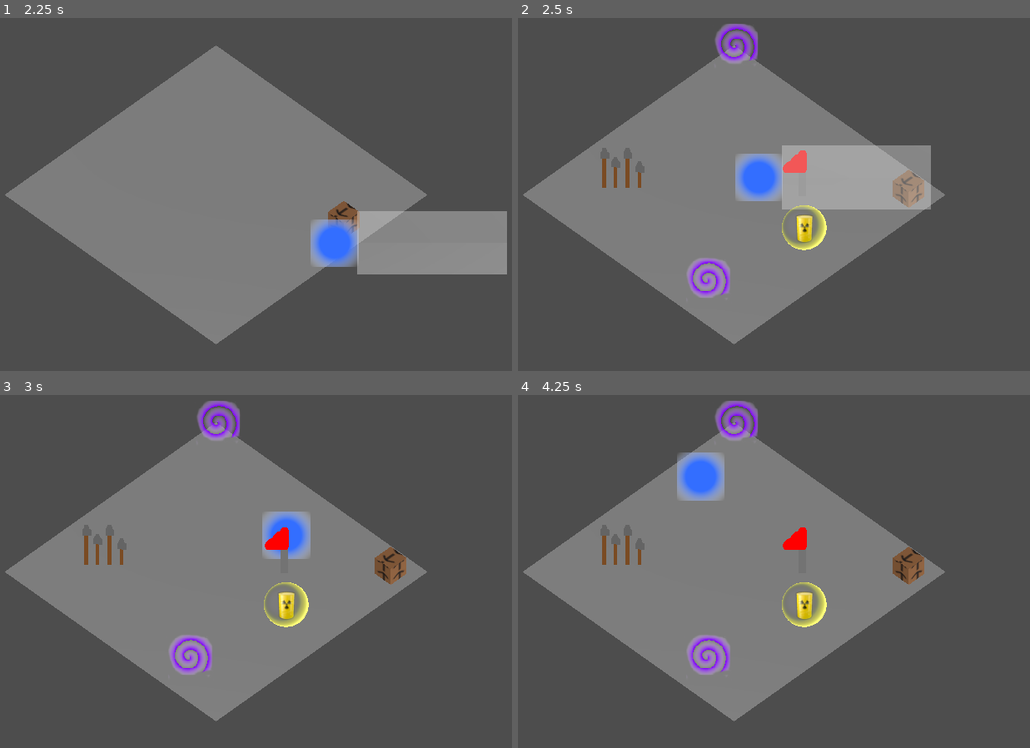
Above: before the commit, frames 1-4 (two rows, left to right).
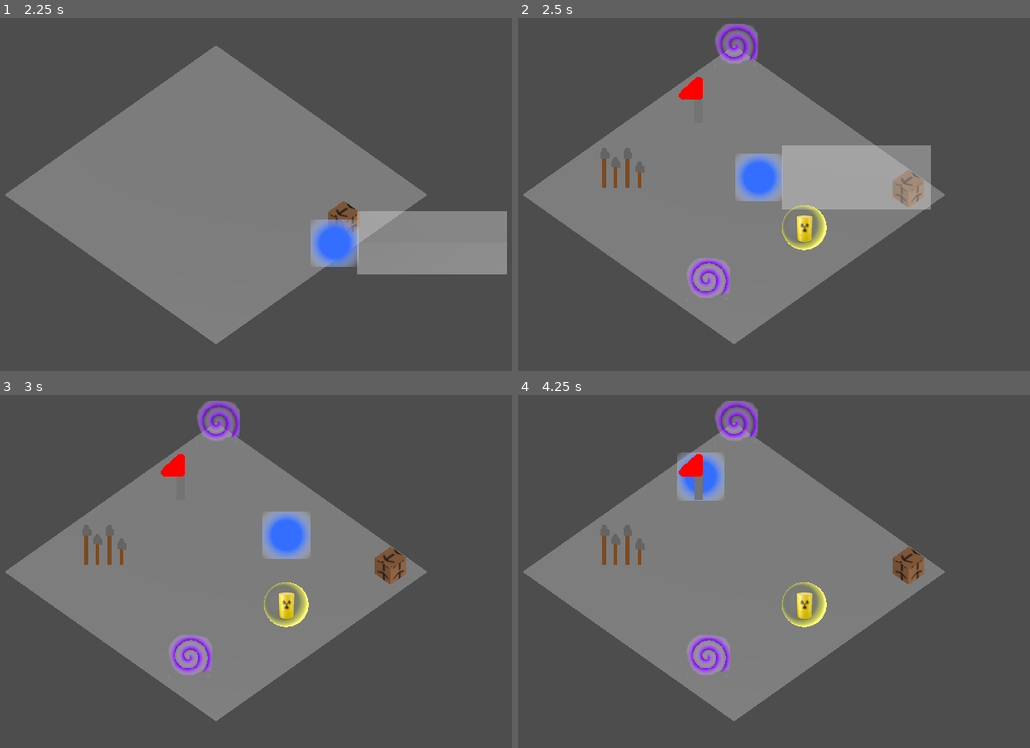
Above: after the commit, the same moments.

Repository: Hazematman/GGJ2025
Game: Godot game, scene res://scenes/main_menu.tscn
Two runs of this game, one before a commit and one after it. Both use one fixed random seed, a clock stepped at 60 frames per second and the inputs below.
Inputs:
- Up to frame 1 (2.25 s): tap Enter (ui_accept) at 0.5, 0.77, 1.52 s; hold Right (ui_right) 0.53-1.28 s; hold E (Interactuar) 0.53-1.28 s; hold Down (ui_down) 1.28-2.03 s; tap E (Interactuar) at 1.35 s; hold Right (ui_right) from 2.03 s (still down); hold Shift (attract) from 2.03 s (still down)
- Up to frame 2 (2.5 s): keep holding Right (ui_right); keep holding Shift (attract); tap E (Interactuar) at 2.3 s
- Up to frame 3 (3 s): release Right (ui_right) at 2.78 s; release Shift (attract) at 2.78 s; hold Up (ui_up) from 2.78 s (still down); tap Ctrl (expulse) at 2.85 s
- Up to frame 4 (4.25 s): tap Enter (ui_accept) at 3.02, 3.77 s; tap E (Interactuar) at 3.05 s; release Up (ui_up) at 3.53 s; hold Left (ui_left) from 3.53 s (still down); hold E (Interactuar) from 3.53 s (still down)

Frame 1 is identical in both runs. In frame 2, 0.4% of the frame differs, in the area x 31-57%, y 16-44%; in frame 3, 0.5%; in frame 4, 0.5%.

Commit message:
Move bandera

Diff:
--- a/scenes/game.tscn
+++ b/scenes/game.tscn
@@ -53,7 +53,7 @@
 transform = Transform3D(1, 0, 0, 0, 1, 0, 0, 0, 1, 0.656745, 0.25, -0.00675201)
 
 [node name="Bandera" parent="." instance=ExtResource("7_vjvvj")]
-transform = Transform3D(1, 0, 0, 0, 1, 0, 0, 0, 1, 0.356532, 0.25, -0.306759)
+transform = Transform3D(1, 0, 0, 0, 1, 0, 0, 0, 1, -0.626783, 0.25, -0.306759)
 
 [connection signal="gana" from="." to="." method="_on_gana"]
 [connection signal="mata" from="." to="." method="_on_mata"]
